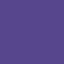
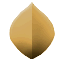
Two versions of the same layered image (64px x 64px). Layer-by-layer changes:
added layer "10" above "09" over 9, 2, 55, 59
hid "09" over 0, 0, 64, 64
hid "fit_pit_kanmuri.png copy" over 9, 4, 55, 61
